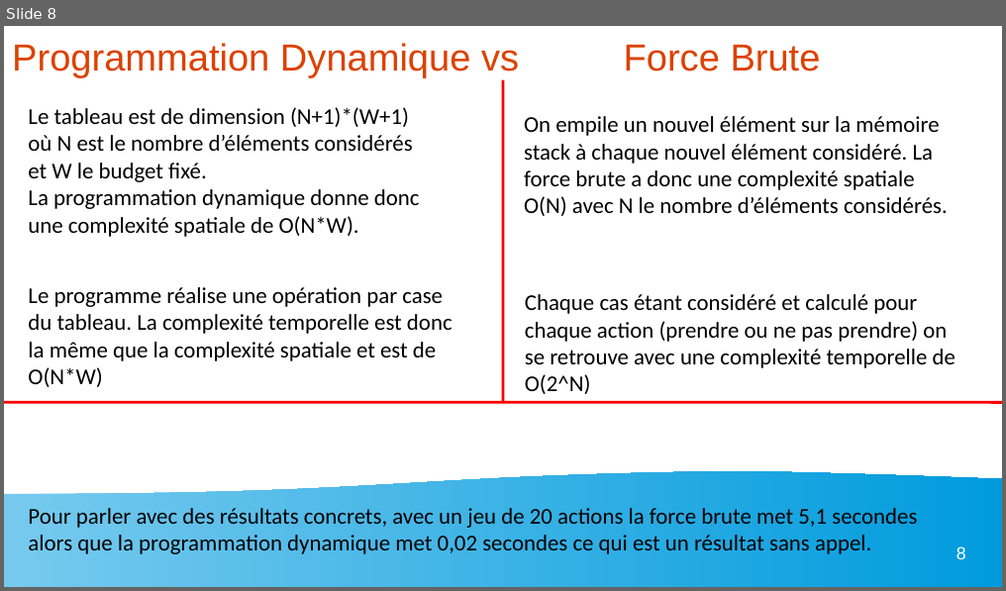
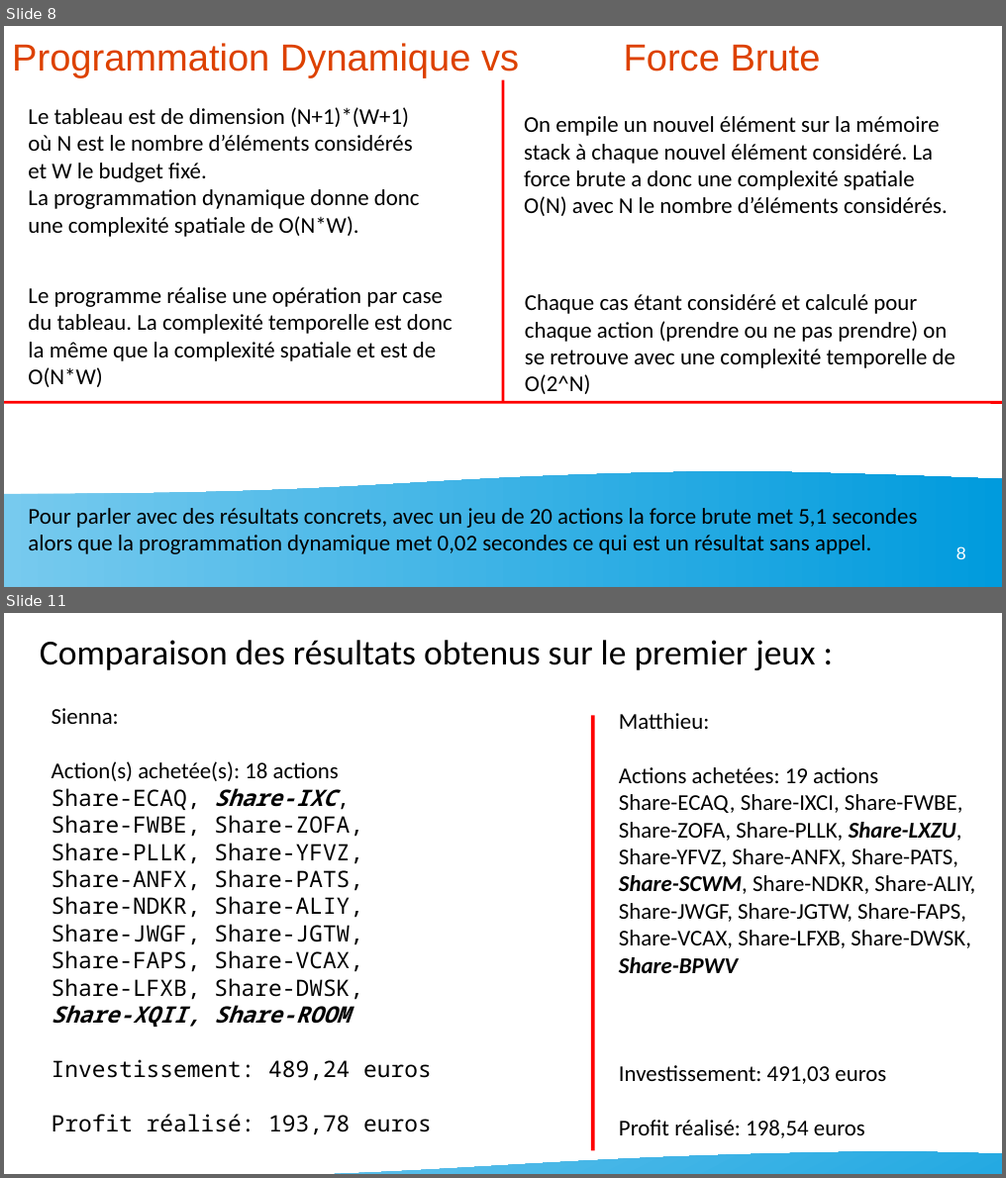
Before and after one commit to matthieu0guim/P7_Matthieu_Guimard, a slide deck: presentation sienna/présentation sienna.odp. Shown one above the other, each under a label of ours: slide 8 before the commit, slides 8 and 11 after it; the slides between them are not shown. The pictures are 1006x591 and 1006x1178 pixels, drawn with LibreOffice and Linux fonts; fonts in the diff are those of the drawing. Boxes give left, top, right and bottom in pixels: in the first picture for what was removed or moved away, otherwise in the second. Text is boxed around its words. In the diff, an @@ line names an element or a change of style, - is before the commit and + after.

```diff
--- a/presentation sienna/présentation sienna.odp
+++ b/presentation sienna/présentation sienna.odp
@@ slide 11 added at (4, 613, 1002, 1174), background #FFFFFF @@
@@ text added at (40, 640, 815, 670), 28 pt, text #000000 @@
+Comparaison des résultats obtenus sur le premier jeux :
@@ text added at (52, 708, 432, 1136), 18 pt, text #000000 @@
+Sienna:
+Action(s) achetée(s): 18 actions
+Share-ECAQ, Share-IXC,
+Share-FWBE, Share-ZOFA,
+Share-PLLK, Share-YFVZ,
+Share-ANFX, Share-PATS,
+Share-NDKR, Share-ALIY,
+Share-JWGF, Share-JGTW,
+Share-FAPS, Share-VCAX,
+Share-LFXB, Share-DWSK,
+Share-XQII, Share-ROOM
+Investissement: 489,24 euros
+Profit réalisé: 193,78 euros
@@ line added from (593, 715) to (593, 1151), #FF0000 3 pt @@
@@ text added at (619, 713, 975, 1139), 18 pt, text #000000 @@
+Matthieu:
+Actions achetées: 19 actions
+Share-ECAQ, Share-IXCI, Share-FWBE,
+Share-ZOFA, Share-PLLK, Share-LXZU,
+Share-YFVZ, Share-ANFX, Share-PATS,
+Share-SCWM, Share-NDKR, Share-ALIY,
+Share-JWGF, Share-JGTW, Share-FAPS,
+Share-VCAX, Share-LFXB, Share-DWSK,
+Share-BPWV
+Investissement: 491,03 euros
+Profit réalisé: 198,54 euros
@@ freeform shape added at (4, 1152, 1002, 1174), fill gradient #77CAEE to #009BDD @@
```
Also in this commit, not shown: 2 slides changed, 2 other slides added, 3 other files.
